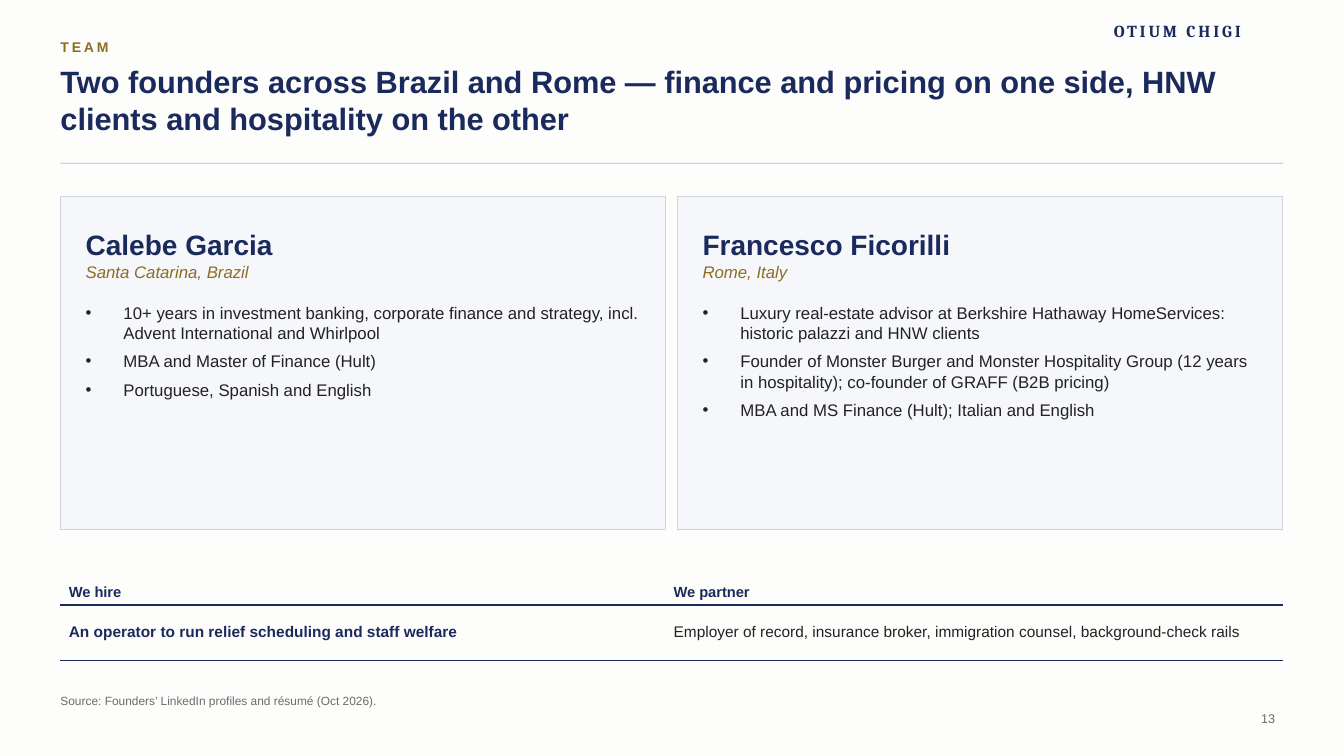
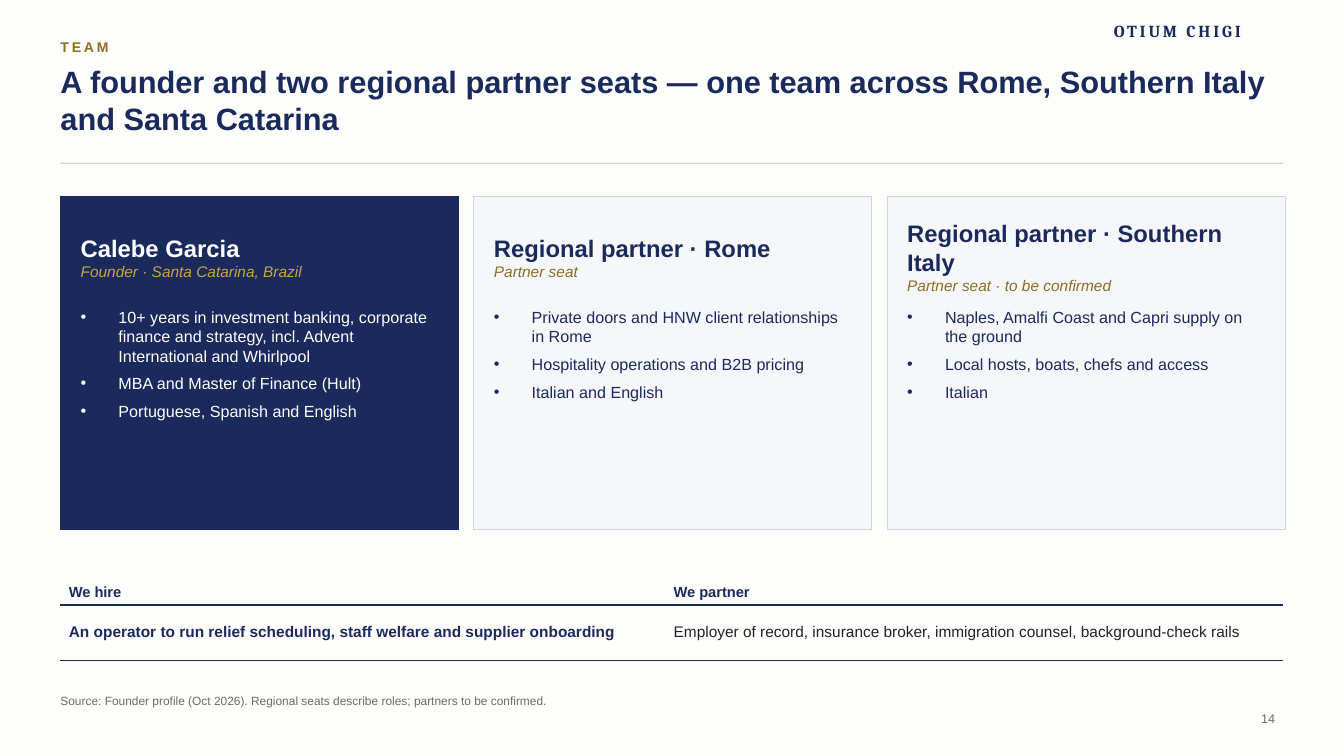
Before and after one commit to algarcalebe-web/legendary-bassoon, a slide deck: slide 14 of deck/Otium_Chigi_Journeys_Pitch_Deck.pptx (slide 13 before the commit). Drawn at 1344x756 pixels with LibreOffice and Linux fonts; fonts in the diff are those of the drawing; background and template pictures are left out. Boxes give left, top, right and bottom in pixels: in the first picture for what was removed or moved away, otherwise in the second. Text is boxed around its words. In the diff, an @@ line names an element or a change of style, - is before the commit and + after.

```diff
--- a/deck/Otium_Chigi_Journeys_Pitch_Deck.pptx
+++ b/deck/Otium_Chigi_Journeys_Pitch_Deck.pptx
@@ title at box(60, 70, 1264, 131): text changed @@
-Two founders across Brazil and Rome — finance and pricing on one side, HNW clients and hospitality on the other
+A founder and two regional partner seats — one team across Rome, Southern Italy and Santa Catarina
@@ rectangle: place and size @@
-rectangle at box(60, 197, 665, 529)
+rectangle at box(60, 197, 459, 529)
@@ rectangle at box(60, 197, 459, 529): fill #F6F7FA to #1B2A5C; outline #D0D4DC 0.75 pt to #1B2A5C 0.75 pt @@
@@ rectangle: place and size @@
-rectangle at box(678, 197, 1282, 529)
+rectangle at box(474, 197, 872, 529)
@@ rectangle added at box(887, 197, 1286, 529), fill #F6F7FA, outline #D0D4DC 0.75 pt @@
@@ text at box(81, 239, 239, 258): size 20 to 17 pt, text colour #1B2A5C to #FFFFFF in "Calebe Garcia" @@
@@ text at box(494, 239, 770, 277): text changed; size 20 to 17 pt @@
-Francesco Ficorilli
-Rome, Italy
+Regional partner · Rome
+Partner seat
@@ text added at box(907, 224, 1223, 291), 17 pt, text #1B2A5C, bold @@
+Regional partner · Southern Italy
+Partner seat · to be confirmed
@@ text at box(81, 266, 302, 279): text changed; size 12 to 11 pt; text colour #8C6D23 to #C9A24B @@
-Santa Catarina, Brazil
+Founder · Santa Catarina, Brazil
@@ text "10+ years in investment banking, ..." at box(118, 311, 427, 421): size 12 to 11.5 pt, text colour #222222 to #FFFFFF @@
@@ text at box(532, 311, 838, 402): text changed; size 12 to 11.5 pt; text colour #222222 to #1B2A5C @@
-• Luxury real-estate advisor at Berkshire Hathaway HomeServices: historic palazzi and HNW clients
-• Founder of Monster Burger and Monster Hospitality Group (12 years in hospitality); co-founder of GRAFF (B2B pricing)
-• MBA and MS Finance (Hult); Italian and English
+• Private doors and HNW client relationships in Rome
+• Hospitality operations and B2B pricing
+• Italian and English
@@ text added at box(945, 311, 1242, 398), 11.5 pt, text #1B2A5C @@
+• Naples, Amalfi Coast and Capri supply on the ground
+• Local hosts, boats, chefs and access
+• Italian
@@ table at box(60, 549, 1284, 650) @@
-row 2, column 1: An operator to run relief scheduling and staff welfare
+row 2, column 1: An operator to run relief scheduling, staff welfare and supplier onboarding
@@ text at box(60, 696, 547, 708): text changed @@
-Source: Founders’ LinkedIn profiles and résumé (Oct 2026).
+Source: Founder profile (Oct 2026). Regional seats describe roles; partners to be confirmed.
@@ page number at box(1261, 714, 1275, 723): text changed @@
-13
+14
```
Also in this commit, not shown: 8 other slides changed, 6 slides added, 5 slides removed, 3 other files.
